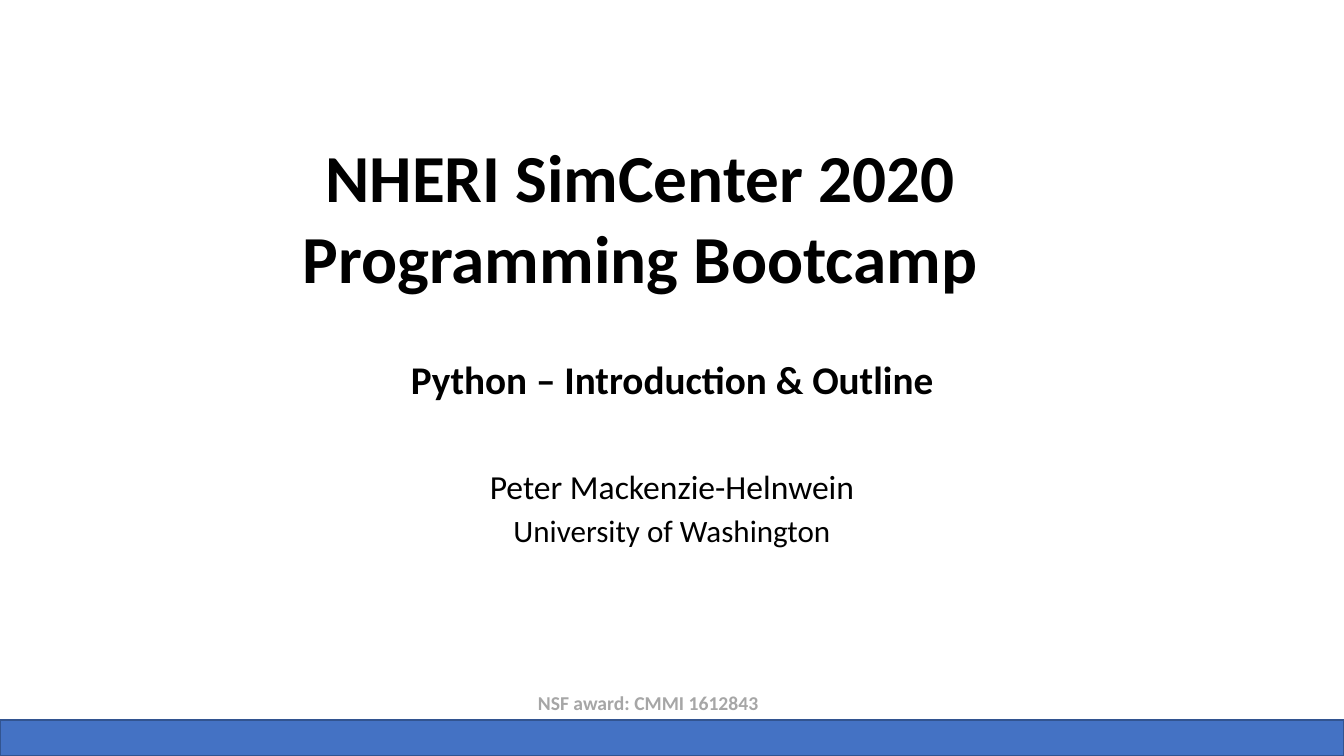
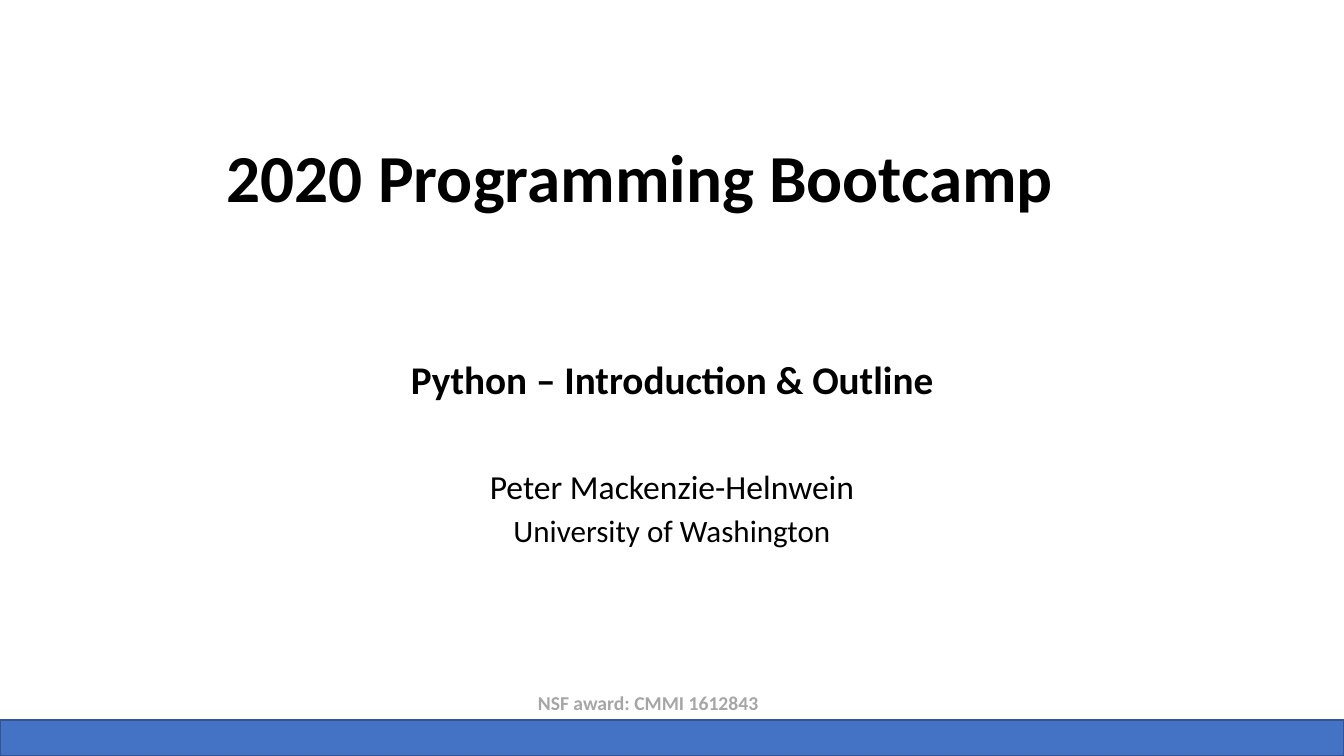
Before and after one commit to NHERI-SimCenter/SimCenterBootcamp2020, a slide deck: slide 10 of presentations/SimCenter Bootcamp Python.pptx. Drawn at 1344x756 pixels with LibreOffice and Linux fonts; fonts in the diff are those of the drawing; background and template pictures are left out. Boxes give left, top, right and bottom in pixels: in the first picture for what was removed or moved away, otherwise in the second. Text is boxed around its words. In the diff, an @@ line names an element or a change of style, - is before the commit and + after.

```diff
--- a/presentations/SimCenter Bootcamp Python.pptx
+++ b/presentations/SimCenter Bootcamp Python.pptx
@@ text at bbox=[227, 155, 1053, 214]: text changed @@
-NHERI SimCenter 2020 Programming Bootcamp
+2020 Programming Bootcamp
```
Also in this commit, not shown: 29 other slides changed, 14 other files.
